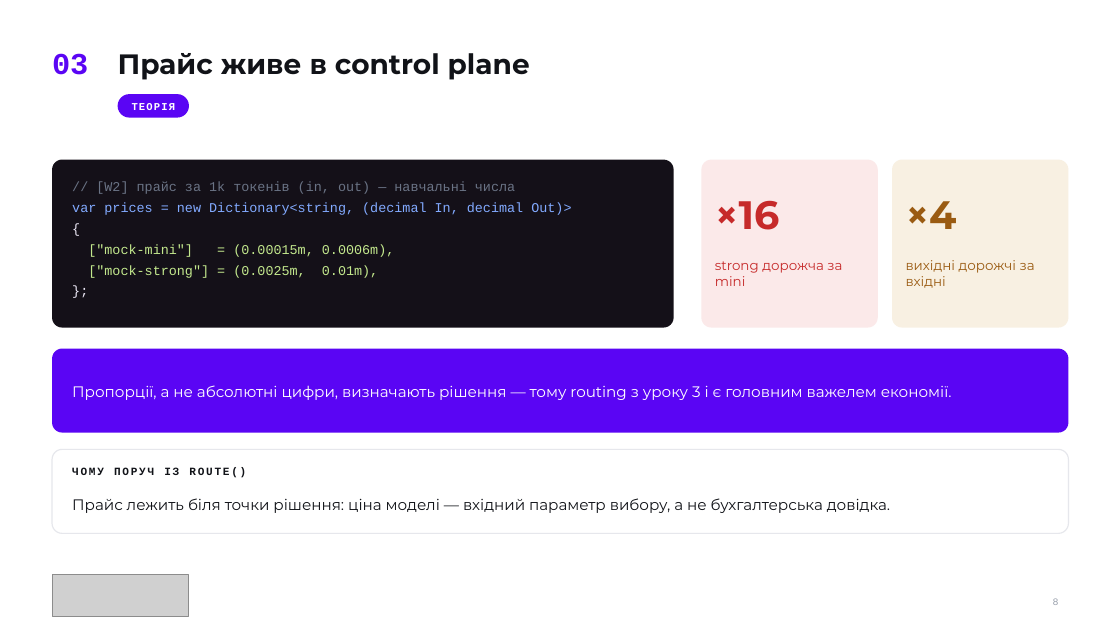
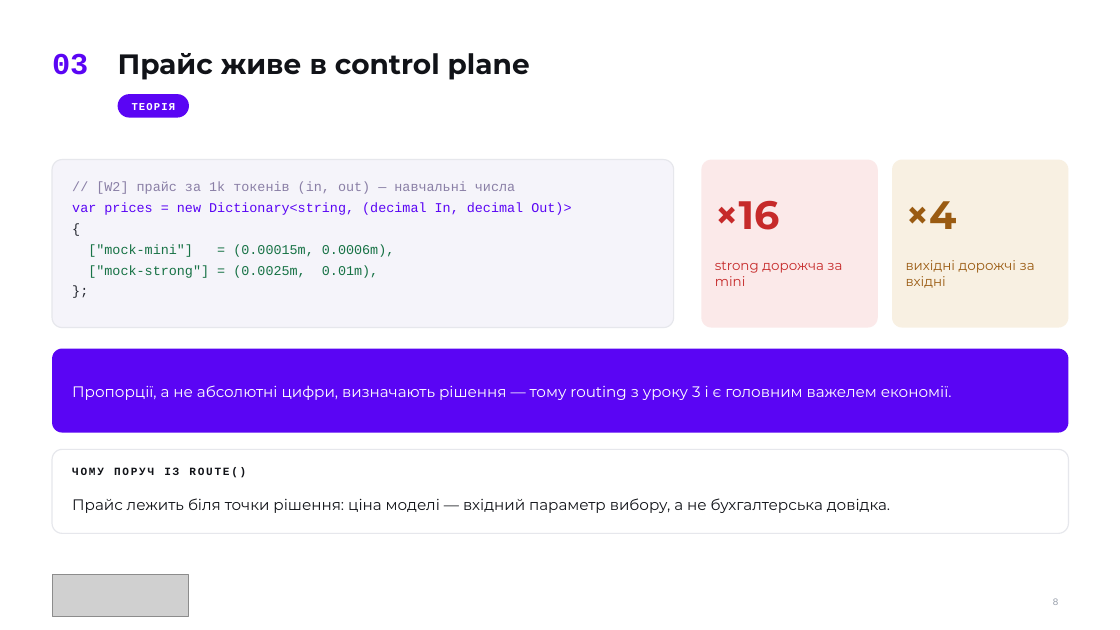
Before and after one commit to TarasFedorenkoFTV/llmops-bootcamp, a slide deck: slide 8 of docs/decks/L04.pptx. Drawn at 1120x630 pixels with LibreOffice and Linux fonts; fonts in the diff are those of the drawing; grey boxes stand for pictures. Boxes give left, top, right and bottom in pixels: in the first picture for what was removed or moved away, otherwise in the second. Text is boxed around its words. In the diff, an @@ line names an element or a change of style, - is before the commit and + after.

```diff
--- a/docs/decks/L04.pptx
+++ b/docs/decks/L04.pptx
@@ rounded rectangle at <box>52,160,674,328</box>: fill #141018 to #F5F4FA; outline none to #E6E7EC 1 pt @@
@@ text "// [W2] прайс за 1k ..." at <box>72,181,571,278</box>: text colour #6A7385 to #8A7FA6 in "// [W2] прайс за 1k токенів (in, ..."; text colour #82AAFF to #5A05F4 in "var prices = new Dictionary<string, (decimal In, ..."; text colour #ECE8F6 to #23262F in "{", "};"; text colour #C3E88D to #177245 in "["mock-mini"] = (0.00015m, 0.0006m),", "["mock-strong"] = (0.0025m, 0.01m)," @@
```
Also in this commit, not shown: 5 other slides changed, 23 other files.
